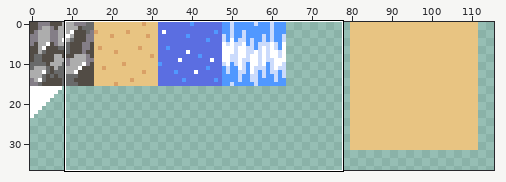
One commit to this pixel-art file: data/bg.ase. Above: a wide view before the commit, with the close-up outlined.
Close-up. Earlier state:
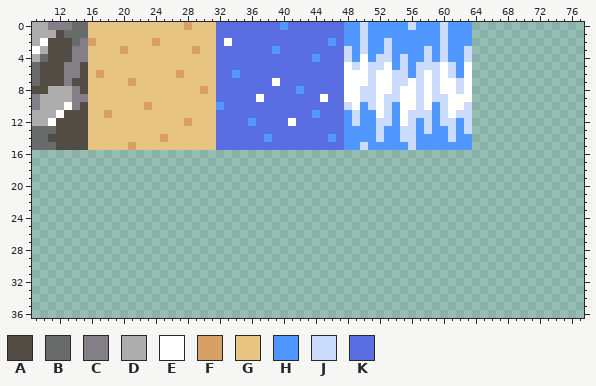
512x256 pixels, 1 frame. Shown: x 9..77, y 0..36. The wide view leaves out empty margins.
Palette (. is transparent): A #524c45  B #696a6a  C #847e87  D #adadad  E #ffffff  F #d9a066  G #e8c482  H #5098ff  J #cbdbfc  K #5b6ee1
New version:
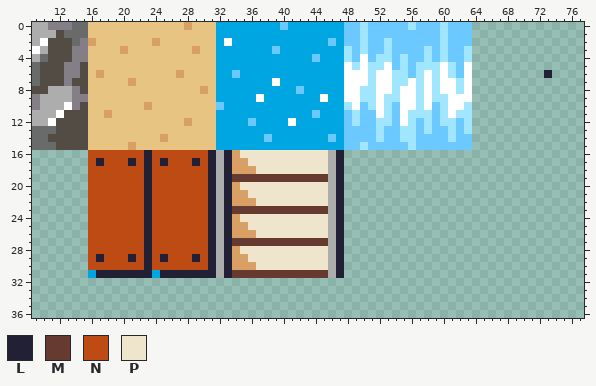
Colours new in this view: L #222034  M #663931  N #be4b14  P #eee5cc
Difference:
@@ palette @@
-H #5098ff
+H #6bc9ff
-J #cbdbfc
+J #a1e6ff
-K #5b6ee1
+K #00a6e1
@@ x 71..75 @@
  5 .....
- 6 .....
+ 6 ..L..
  7 .....
@@ x 14..49 @@
 15 AAGGGGGFGGGGGGGGGGKKKKKKKKKKKKKKKKHH
-16 ....................................
-17 ....................................
-18 ....................................
-19 ....................................
-20 ....................................
-21 ....................................
-22 ....................................
-23 ....................................
-24 ....................................
-25 ....................................
-26 ....................................
-27 ....................................
-28 ....................................
-29 ....................................
-30 ....................................
-31 ....................................
+16 ..NNNNNNNLNNNNNNNLDLFPPPPPPPPPPPDL..
+17 ..NLNNNLNLNLNNNLNLDLFFPPPPPPPPPPDL..
+18 ..NNNNNNNLNNNNNNNLDLFFFPPPPPPPPPDL..
+19 ..NNNNNNNLNNNNNNNLDLMMMMMMMMMMMMDL..
+20 ..NNNNNNNLNNNNNNNLDLFPPPPPPPPPPPDL..
+21 ..NNNNNNNLNNNNNNNLDLFFPPPPPPPPPPDL..
+22 ..NNNNNNNLNNNNNNNLDLFFFPPPPPPPPPDL..
+23 ..NNNNNNNLNNNNNNNLDLMMMMMMMMMMMMDL..
+24 ..NNNNNNNLNNNNNNNLDLFPPPPPPPPPPPDL..
+25 ..NNNNNNNLNNNNNNNLDLFFPPPPPPPPPPDL..
+26 ..NNNNNNNLNNNNNNNLDLFFFPPPPPPPPPDL..
+27 ..NNNNNNNLNNNNNNNLDLMMMMMMMMMMMMDL..
+28 ..NNNNNNNLNNNNNNNLDLFPPPPPPPPPPPDL..
+29 ..NLNNNLNLNLNNNLNLDLFFPPPPPPPPPPDL..
+30 ..NNNNNNNLNNNNNNNLDLFFFPPPPPPPPPDL..
+31 ..KLLLLLLLKLLLLLLLDLMMMMMMMMMMMMDL..
 32 ....................................
